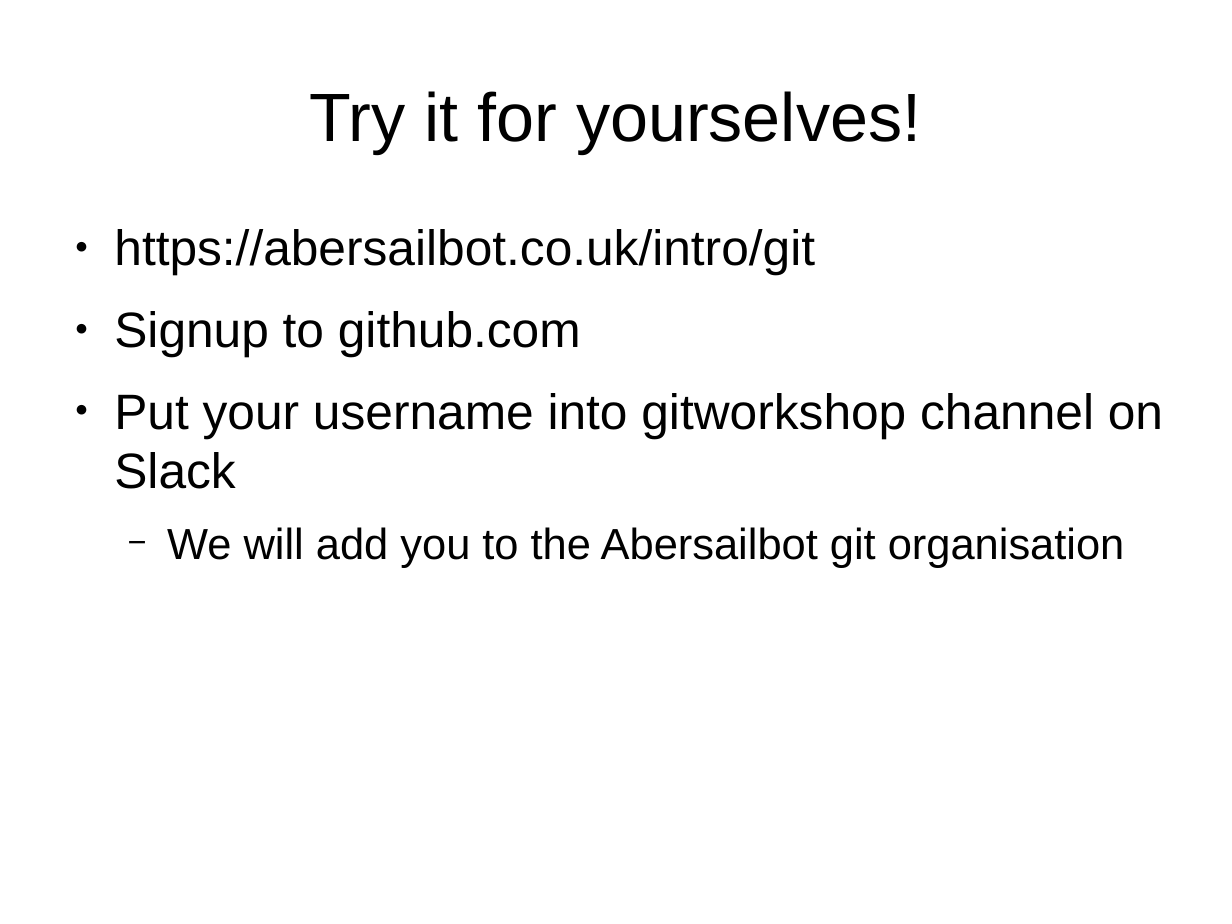
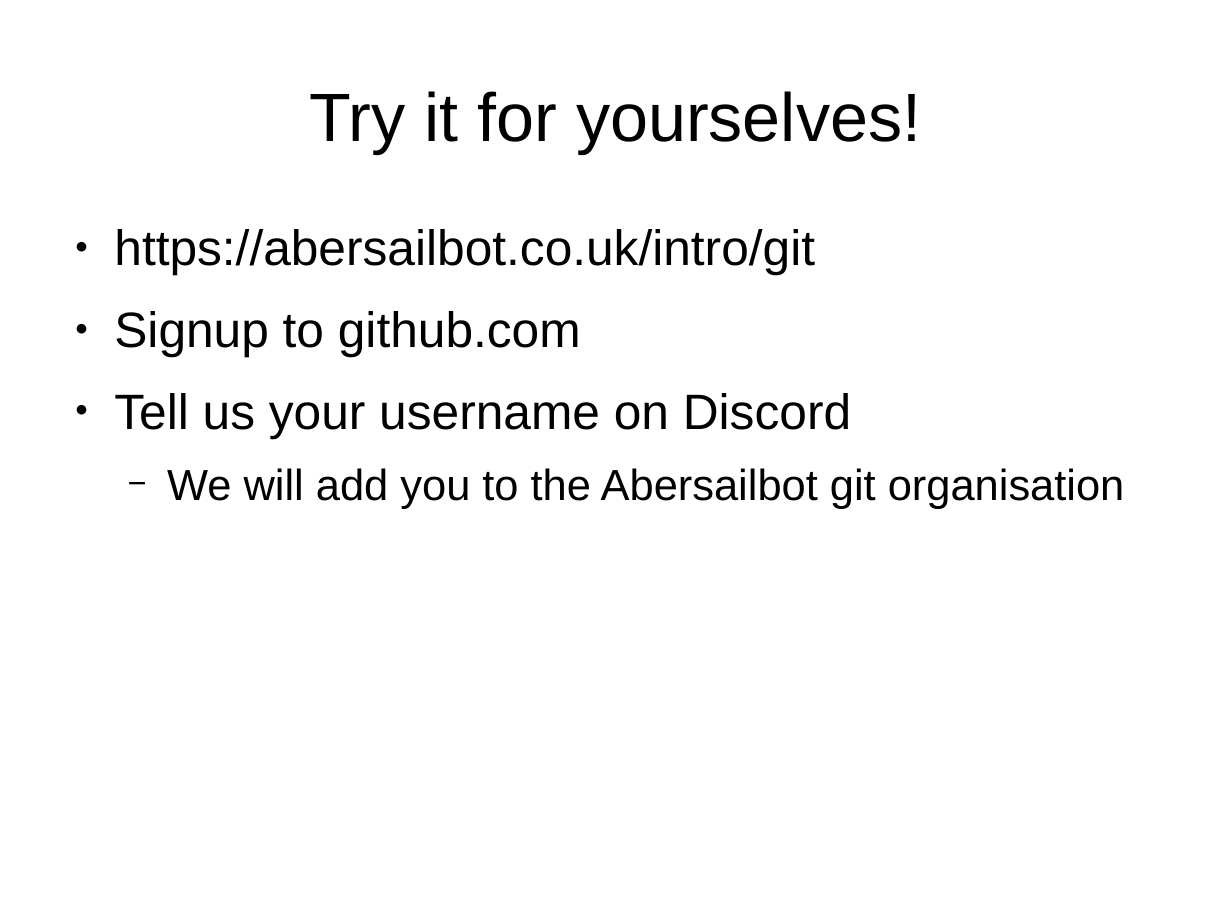
Before and after one commit to abersailbot/abersailbot.github.io, a slide deck: slide 11 of intro/Git Slides.odp (slide 7 before the commit). Drawn at 1232x924 pixels with LibreOffice and Linux fonts; fonts in the diff are those of the drawing. Boxes give left, top, right and bottom in pixels: in the first picture for what was removed or moved away, otherwise in the second. Text is boxed around its words. In the diff, an @@ line names an element or a change of style, - is before the commit and + after.

Commit message:
updated git slides

```diff
--- a/intro/Git Slides.odp
+++ b/intro/Git Slides.odp
@@ text at <box>114,393,851,438</box>: text changed @@
-● Put your username into gitworkshop channel on Slack
+● Tell us your username on Discord
```
Also in this commit, not shown: 1 other slide changed, 4 slides added, 1 other file.
